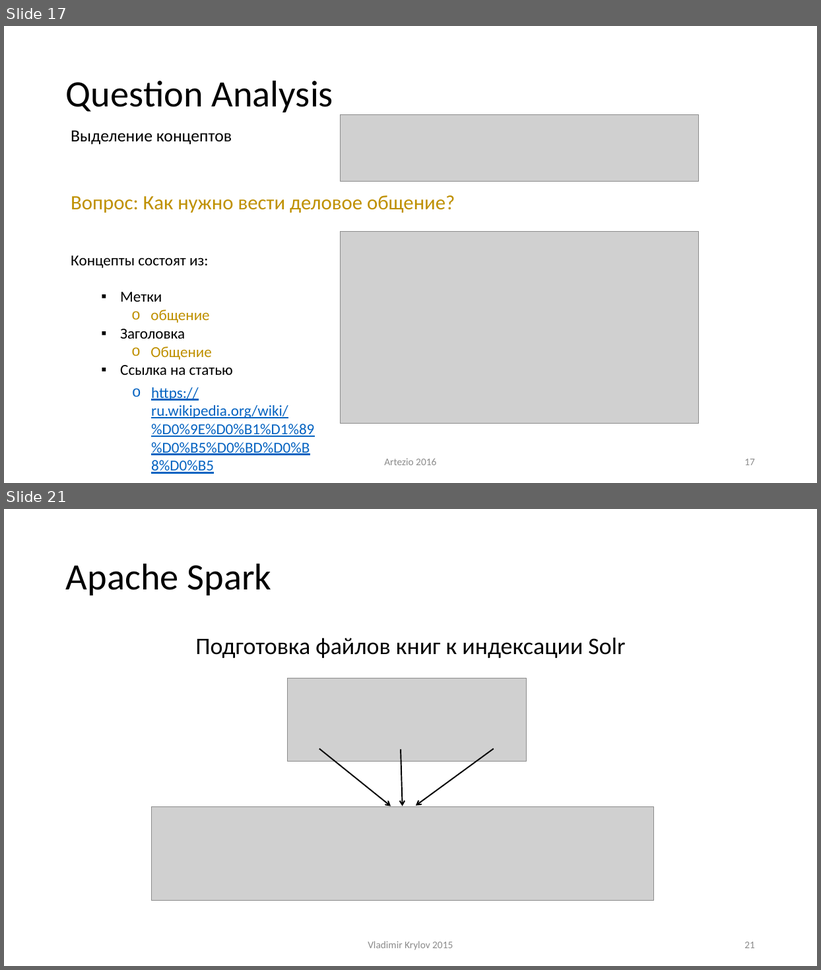
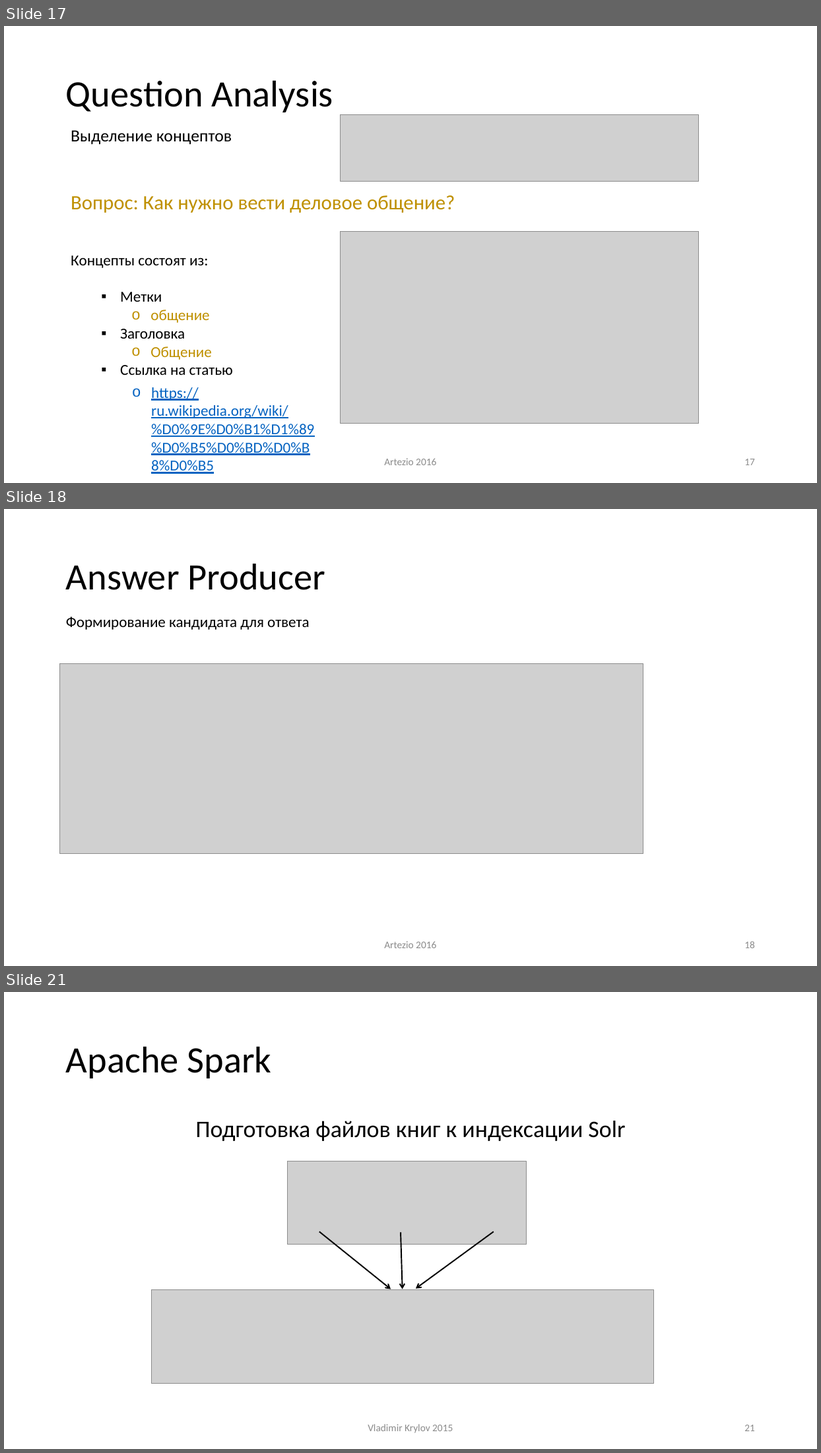
Before and after one commit to ike3/yodaqa, a slide deck: doc/Presentation.pptx. Shown one above the other, each under a label of ours: slides 17 and 21 before the commit, slides 17, 18 and 21 after it; the slides between them are not shown. The pictures are 821x970 and 821x1453 pixels, drawn with LibreOffice and Linux fonts; fonts in the diff are those of the drawing; grey boxes stand for pictures. Boxes give left, top, right and bottom in pixels: in the first picture for what was removed or moved away, otherwise in the second. Text is boxed around its words. In the diff, an @@ line names an element or a change of style, - is before the commit and + after.

```diff
--- a/doc/Presentation.pptx
+++ b/doc/Presentation.pptx
@@ slide 18 added at [4, 509, 817, 966], background #FFFFFF @@
@@ title added at [66, 563, 325, 590], 44 pt, text #000000 @@
+Answer Producer
@@ text added at [66, 617, 309, 630], 18 pt, text #000000 @@
+Формирование кандидата для ответа
@@ picture added at [60, 664, 644, 854] @@
@@ text added at [384, 941, 436, 949], 12 pt, text #8C8C8C @@
+Artezio 2016
@@ text added at [745, 941, 755, 949], 12 pt, text #8C8C8C @@
+18
```
Also in this commit, not shown: 2 other slides added.
